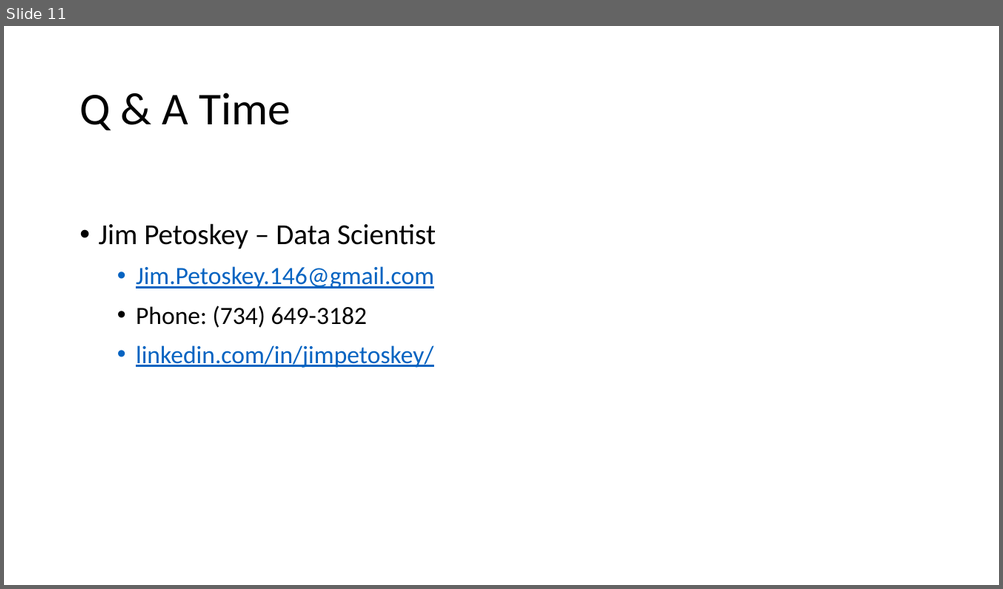
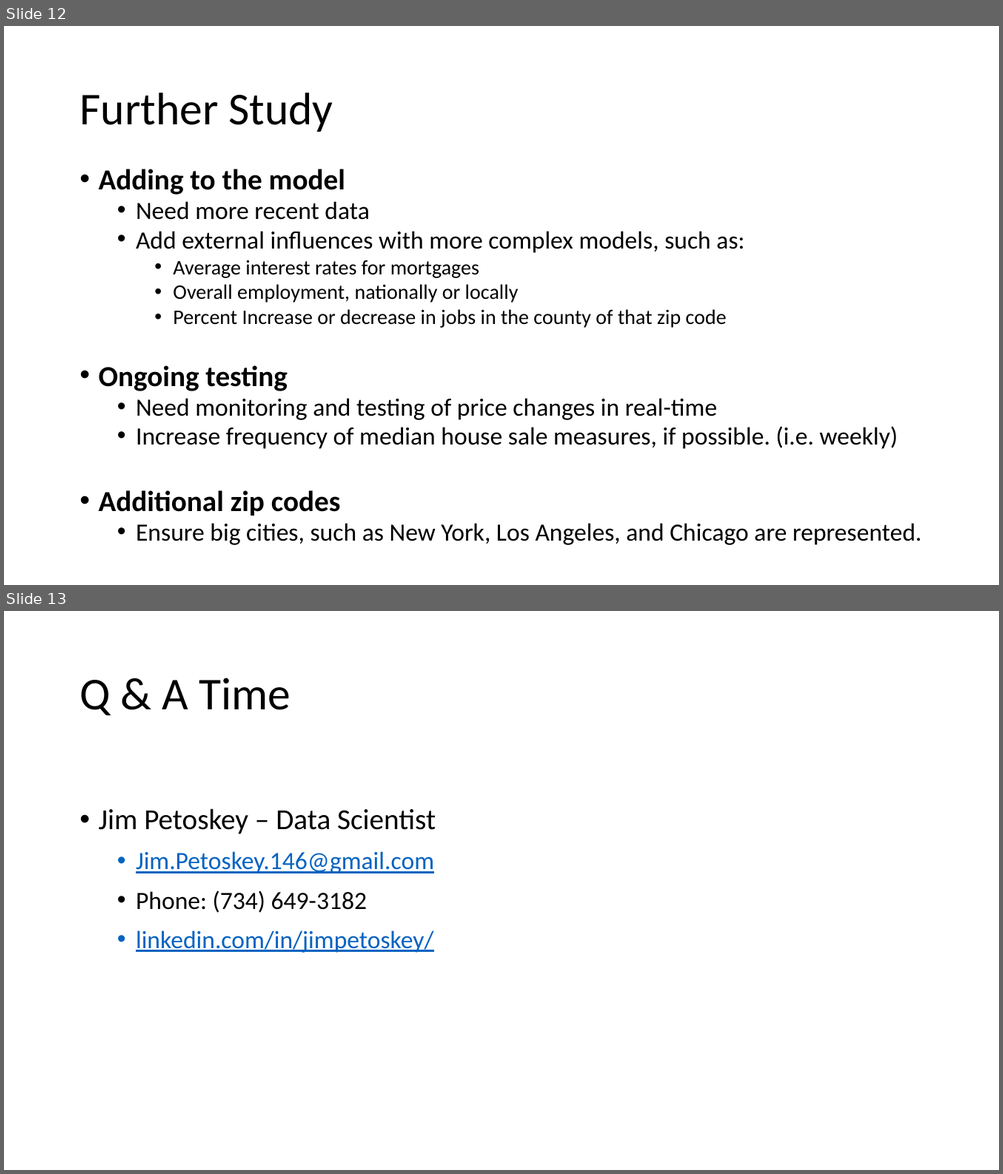
Before and after one commit to jpetoskey/Zillow_Time_Series, a slide deck: Real Estate Investment - Top Zip Codespptx.pptx. Shown one above the other, each under a label of ours: slide 11 before the commit, slides 12 and 13 after it. The pictures are 1003x589 and 1003x1174 pixels, drawn with LibreOffice and Linux fonts; fonts in the diff are those of the drawing. Boxes give left, top, right and bottom in pixels: in the first picture for what was removed or moved away, otherwise in the second. Text is boxed around its words. In the diff, an @@ line names an element or a change of style, - is before the commit and + after.

```diff
--- a/Real Estate Investment - Top Zip Codespptx.pptx
+++ b/Real Estate Investment - Top Zip Codespptx.pptx
@@ slide 12 added at (x1=4, y1=26, x2=999, y2=585), background #FFFFFF @@
@@ title added at (x1=79, y1=93, x2=333, y2=132), 44 pt, text #000000 @@
+Further Study
@@ text added at (x1=99, y1=169, x2=921, y2=545), 24 pt, text #000000 @@
+• Adding to the model
+  • Need more recent data
+  • Add external influences with more complex models, such as:
+    • Average interest rates for mortgages
+    • Overall employment, nationally or locally
+    • Percent Increase or decrease in jobs in the county of that zip code
+• Ongoing testing
+  • Need monitoring and testing of price changes in real-time
+  • Increase frequency of median house sale measures, if possible. (i.e. weekly)
+• Additional zip codes
+  • Ensure big cities, such as New York, Los Angeles, and Chicago are represented.
@@ what was slide 11 is now slide 13 @@
```
Also in this commit, not shown: 5 slides changed, 6 other slides added, 5 slides removed, 2 other files.
